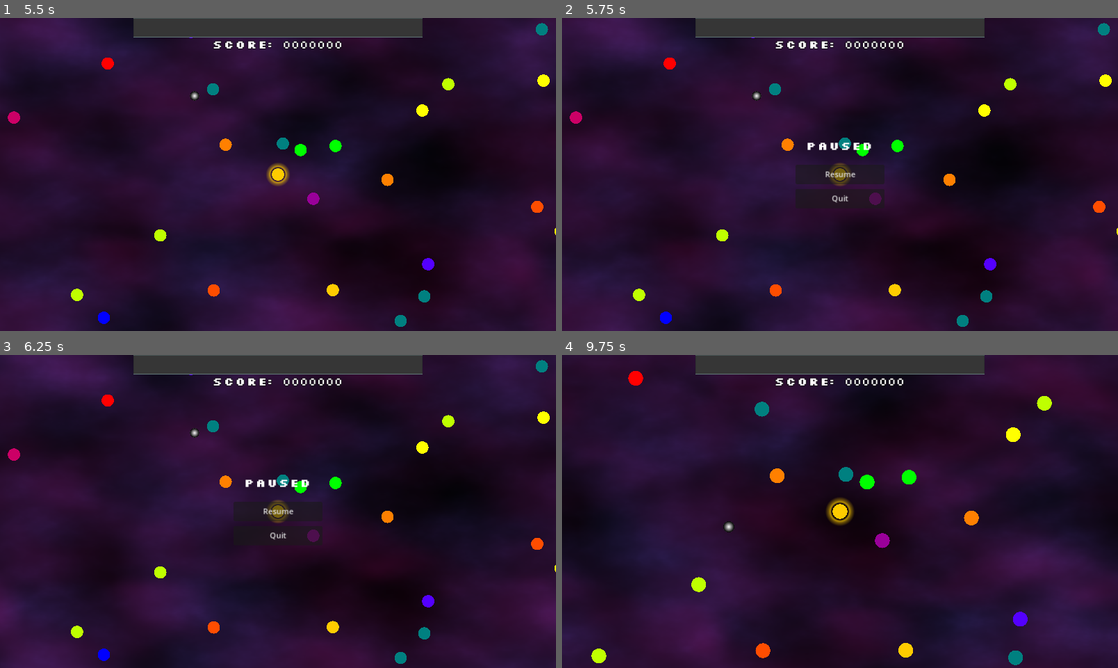
Above: before the commit, frames 1-4 (two rows, left to right).
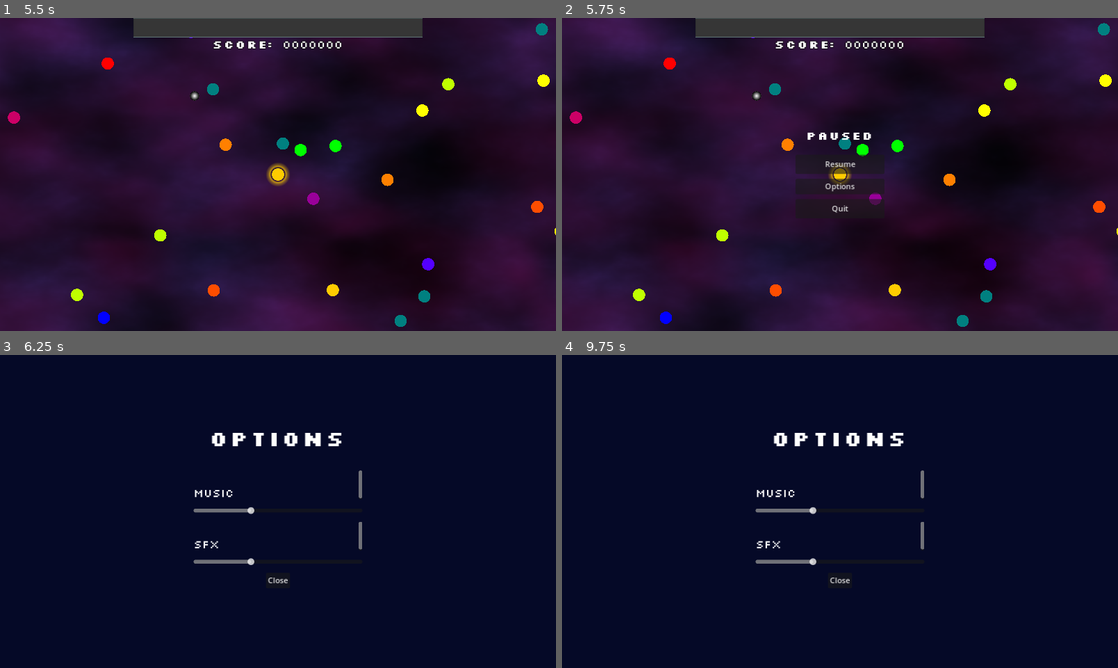
Above: after the commit, the same moments.

Repository: everett-ripley/Colour-Cascade-Game
Game: Godot game, scene res://Scenes/game.tscn
The game is run twice, just before and just after one commit, with the same random seed, the same clock (stepped at 60 frames per second) and the same inputs.
Inputs (mouse positions are in pixels of both pictures, inside the frame that each line leads up to):
- Up to frame 1 (5.5 s): click "Data" at 0.5 s; click "Start Game" at 1.25 s; tap Enter at 2 s; move the mouse to (250, 237) at 2.02 s; click (250, 237) at 2.1 s; tap R (Reset) every 0.75 s from 2.75 to 5 s; move the mouse to (444, 221) at 2.77 s; right-click (444, 221) at 2.85 s; move the mouse to (111, 127) at 3.52 s; tap Mouse wheel up (ZoomIn) at 3.6 s; move the mouse to (305, 174) at 4.27 s; tap Mouse wheel down (ZoomOut) at 4.35 s; move the mouse to (194, 96) at 5.02 s; click (194, 96) at 5.1 s
- Up to frame 2 (5.75 s): tap P (pause) at 5.65 s
- Up to frame 3 (6.25 s): click (278, 524) at 5.75 s, where only the run after the commit has a clickable "Options"
- Up to frame 4 (9.75 s): click "Resume" at 6.5 s; click (840, 502) at 7.25 s, where only the run after the commit has a clickable "Resume"; click (840, 502) at 8 s, where only the run after the commit has a clickable "Resume"; move the mouse to (962, 495) at 8.77 s; right-click (962, 495) at 8.85 s; move the mouse to (728, 527) at 9.52 s; tap Mouse wheel up (ZoomIn) at 9.6 s

Frame 1 is identical in both runs. In frame 2, 0.7% of the frame differs, in the area x 42-58%, y 36-63%; in frame 3, 73%; in frame 4, 75%, in the area x 0-100%, y 0-100%.

Commit message:
Options

Diff:
--- /dev/null
+++ b/Scenes/data.gd
@@ -0,0 +1 @@
+extends Node
--- a/Scenes/game.gd
+++ b/Scenes/game.gd
@@ -2,6 +2,7 @@
 
 @onready var game_scene = preload("res://Scenes/game_scene.tscn")
 @onready var main_menu := $Menus/MainMenu
+@onready var options_menu := $Menus/OptionsMenu
 var active_game : Node2D = null
 var can_pause : bool = false
 
@@ -15,6 +16,7 @@
 	var new_game = game_scene.instantiate()
 	add_child(new_game)
 	new_game.connect("game_over", game_over)
+	new_game.connect("show_options", _on_options_button_down)
 	active_game = new_game
 	get_tree().paused = false
 	Input.mouse_mode = Input.MOUSE_MODE_HIDDEN
@@ -25,3 +27,9 @@
 	main_menu.show()
 	active_game.queue_free()
 	active_game = null
+
+
+
+
+func _on_options_button_down():
+	options_menu.show()
--- a/Scenes/game.tscn
+++ b/Scenes/game.tscn
@@ -1,13 +1,19 @@
-[gd_scene load_steps=5 format=3 uid="uid://bm4g2hw05gsj8"]
+[gd_scene load_steps=8 format=3 uid="uid://bm4g2hw05gsj8"]
 
 [ext_resource type="FontFile" uid="uid://cnqaijndlvq85" path="res://fonts/Silkscreen/slkscreb.ttf" id="1_o5d7m"]
 [ext_resource type="Script" path="res://Scenes/game.gd" id="1_ux5vs"]
+[ext_resource type="Script" path="res://Scenes/data.gd" id="2_76pnn"]
 [ext_resource type="Script" path="res://Scenes/main_menu.gd" id="2_qlsa0"]
 [ext_resource type="FontFile" uid="uid://baefd2fdohfp5" path="res://fonts/Silkscreen/slkscrb.ttf" id="4_2h43s"]
+[ext_resource type="Script" path="res://Scenes/options_menu.gd" id="5_0ga1m"]
+[ext_resource type="FontFile" uid="uid://pc3qtjn70mh1" path="res://fonts/Silkscreen/slkscr.ttf" id="5_8stvm"]
 
 [node name="Game" type="Node"]
 process_mode = 3
 script = ExtResource("1_ux5vs")
+
+[node name="Data" type="Node" parent="."]
+script = ExtResource("2_76pnn")
 
 [node name="Menus" type="CanvasLayer" parent="."]
 layer = 7
@@ -93,4 +99,87 @@
 bbcode_enabled = true
 text = "[center][font_size=30]"
 
+[node name="OptionsMenu" type="Control" parent="Menus"]
+visible = false
+layout_mode = 3
+anchors_preset = 15
+anchor_right = 1.0
+anchor_bottom = 1.0
+grow_horizontal = 2
+grow_vertical = 2
+script = ExtResource("5_0ga1m")
+
+[node name="ColorRect" type="ColorRect" parent="Menus/OptionsMenu"]
+layout_mode = 1
+anchors_preset = 15
+anchor_right = 1.0
+anchor_bottom = 1.0
+grow_horizontal = 2
+grow_vertical = 2
+color = Color(0.0196078, 0.0352941, 0.152941, 1)
+
+[node name="VBoxContainer" type="VBoxContainer" parent="Menus/OptionsMenu"]
+layout_mode = 1
+anchors_preset = 8
+anchor_left = 0.5
+anchor_top = 0.5
+anchor_right = 0.5
+anchor_bottom = 0.5
+offset_left = -175.0
+offset_top = -170.5
+offset_right = 175.0
+offset_bottom = 170.5
+grow_horizontal = 2
+grow_vertical = 2
+theme_override_constants/separation = 15
+
+[node name="RichTextLabel" type="RichTextLabel" parent="Menus/OptionsMenu/VBoxContainer"]
+custom_minimum_size = Vector2(0, 70)
+layout_mode = 2
+theme_override_fonts/normal_font = ExtResource("1_o5d7m")
+bbcode_enabled = true
+text = "[font_size=45][center]Options"
+
+[node name="RichTextLabel2" type="RichTextLabel" parent="Menus/OptionsMenu/VBoxContainer"]
+custom_minimum_size = Vector2(0, 60)
+layout_mode = 2
+theme_override_fonts/normal_font = ExtResource("5_8stvm")
+bbcode_enabled = true
+text = "
+
+[font_size=25]Music"
+
+[node name="MusicSlider" type="HSlider" parent="Menus/OptionsMenu/VBoxContainer"]
+layout_mode = 2
+max_value = 3.0
+step = 0.01
+value = 1.0
+
+[node name="RichTextLabel3" type="RichTextLabel" parent="Menus/OptionsMenu/VBoxContainer"]
+custom_minimum_size = Vector2(0, 60)
+layout_mode = 2
+theme_override_fonts/normal_font = ExtResource("5_8stvm")
+bbcode_enabled = true
+text = "
+
+[font_size=25]SFX"
+
+[node name="SFXSlider" type="HSlider" parent="Menus/OptionsMenu/VBoxContainer"]
+layout_mode = 2
+max_value = 3.0
+step = 0.01
+value = 1.0
+
+[node name="HBoxContainer" type="HBoxContainer" parent="Menus/OptionsMenu/VBoxContainer"]
+layout_mode = 2
+alignment = 1
+
+[node name="BackButton" type="Button" parent="Menus/OptionsMenu/VBoxContainer/HBoxContainer"]
+layout_mode = 2
+text = "Close"
+
 [connection signal="button_down" from="Menus/MainMenu/VBoxContainer/HBoxContainer/StartButton" to="." method="_on_start_button_button_down"]
+[connection signal="button_down" from="Menus/MainMenu/VBoxContainer/HBoxContainer2/Options" to="." method="_on_options_button_down"]
+[connection signal="value_changed" from="Menus/OptionsMenu/VBoxContainer/MusicSlider" to="Menus/OptionsMenu" method="_on_music_slider_value_changed"]
+[connection signal="value_changed" from="Menus/OptionsMenu/VBoxContainer/SFXSlider" to="Menus/OptionsMenu" method="_on_sfx_slider_value_changed"]
+[connection signal="button_down" from="Menus/OptionsMenu/VBoxContainer/HBoxContainer/BackButton" to="Menus/OptionsMenu" method="_on_back_button_button_down"]
--- a/Scenes/game_scene.gd
+++ b/Scenes/game_scene.gd
@@ -12,6 +12,7 @@
 @export var connection_unit_cost : float = 0.2
 
 signal game_over(final_score:int)
+signal show_options
 
 var network_size:=1
 var colours_made:=0
--- a/Scenes/game_scene.tscn
+++ b/Scenes/game_scene.tscn
@@ -255,6 +255,10 @@
 layout_mode = 2
 text = "Resume"
 
+[node name="OptionsButton" type="Button" parent="HudCanvas/PauseMenu/VBoxContainer"]
+layout_mode = 2
+text = "Options"
+
 [node name="QuitButton" type="Button" parent="HudCanvas/PauseMenu/VBoxContainer"]
 custom_minimum_size = Vector2(0, 40)
 layout_mode = 2
@@ -309,6 +313,7 @@
 
 [connection signal="button_down" from="HudCanvas/HUD/GameOverScreen/VBoxContainer/HBoxContainer4/MenuButton" to="HudCanvas/HUD/GameOverScreen" method="_on_menu_button_button_down"]
 [connection signal="button_down" from="HudCanvas/PauseMenu/VBoxContainer/ResumeButton" to="HudCanvas/PauseMenu" method="_on_resume_button_button_down"]
+[connection signal="button_down" from="HudCanvas/PauseMenu/VBoxContainer/OptionsButton" to="HudCanvas/PauseMenu" method="_on_options_button_button_down"]
 [connection signal="button_down" from="HudCanvas/PauseMenu/VBoxContainer/QuitButton" to="HudCanvas/PauseMenu" method="_on_quit_button_button_down"]
 [connection signal="area_entered" from="Camera2D/MouseDetector" to="Camera2D" method="_on_mouse_detector_area_entered"]
 [connection signal="area_exited" from="Camera2D/MouseDetector" to="Camera2D" method="_on_mouse_detector_area_exited"]
--- /dev/null
+++ b/Scenes/options_menu.gd
@@ -0,0 +1,13 @@
+extends Control
+
+
+func _on_back_button_button_down():
+	hide()
+
+
+func _on_music_slider_value_changed(value):
+	AudioServer.set_bus_volume_db(AudioServer.get_bus_index("Music"), linear_to_db(value))
+
+
+func _on_sfx_slider_value_changed(value):
+	AudioServer.set_bus_volume_db(AudioServer.get_bus_index("SFX"), linear_to_db(value))
--- a/Scenes/pause_menu.gd
+++ b/Scenes/pause_menu.gd
@@ -23,3 +23,7 @@
 func _on_quit_button_button_down():
 	root.end_game()
 	hide()
+
+
+func _on_options_button_button_down():
+	root.emit_signal("show_options")
